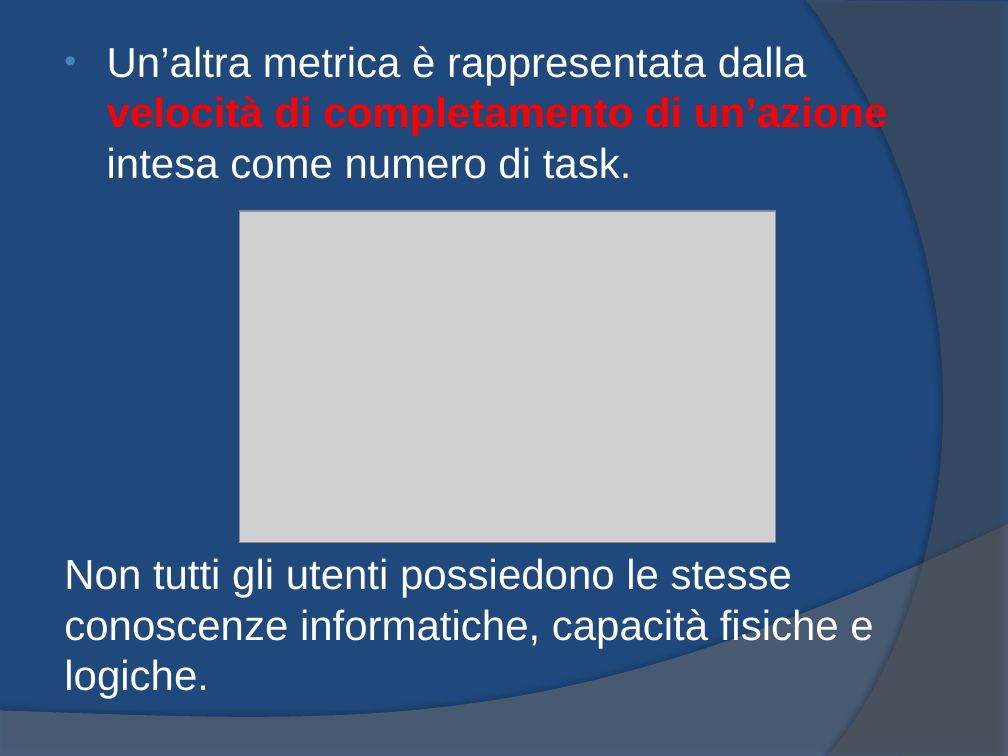
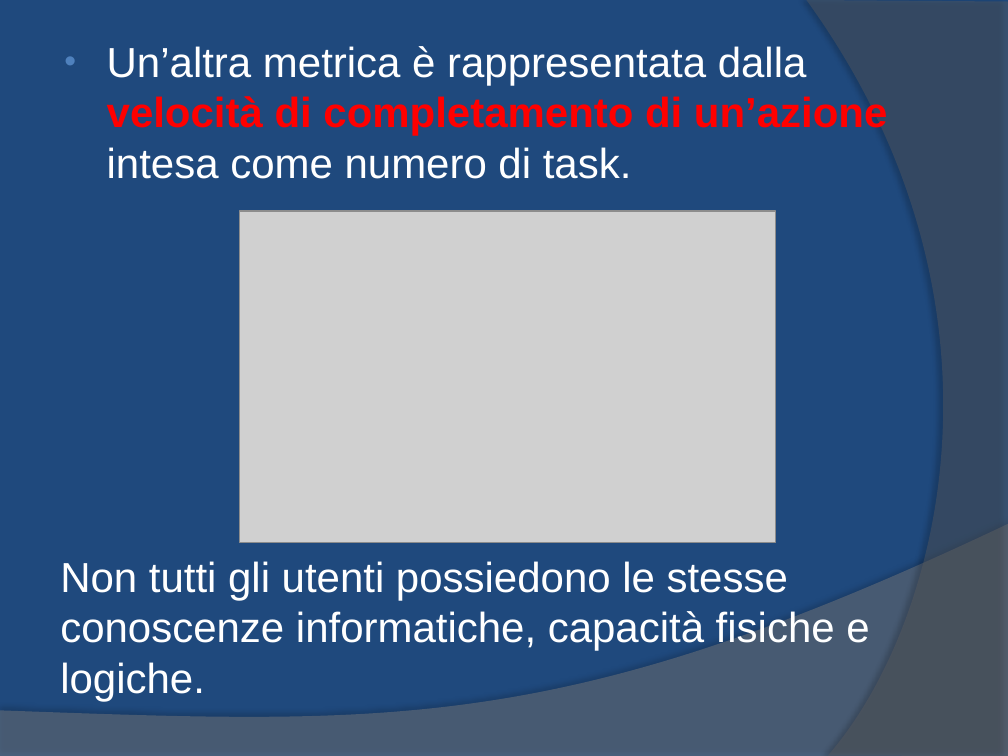
Before and after one commit to yan0z/ISW, a slide deck: slide 11 of Quesito 2 Team/1.ISW-Metrica.pptx. Drawn at 1008x756 pixels with LibreOffice and Linux fonts; fonts in the diff are those of the drawing; grey boxes stand for pictures. Boxes give left, top, right and bottom in pixels: in the first picture for what was removed or moved away, otherwise in the second. Text is boxed around its words. In the diff, an @@ line names an element or a change of style, - is before the commit and + after.

```diff
--- a/Quesito 2 Team/1.ISW-Metrica.pptx
+++ b/Quesito 2 Team/1.ISW-Metrica.pptx
@@ text added at (x1=60, y1=561, x2=869, y2=701), 30 pt, text #FFFFFF @@
+Non tutti gli utenti possiedono le stesse conoscenze informatiche, capacità fisiche e logiche.
@@ text at (x1=64, y1=558, x2=873, y2=699): paragraph removed @@
-Non tutti gli utenti possiedono le stesse conoscenze informatiche, capacità fisiche e logiche.
```
Also in this commit, not shown: 11 other slides changed.
